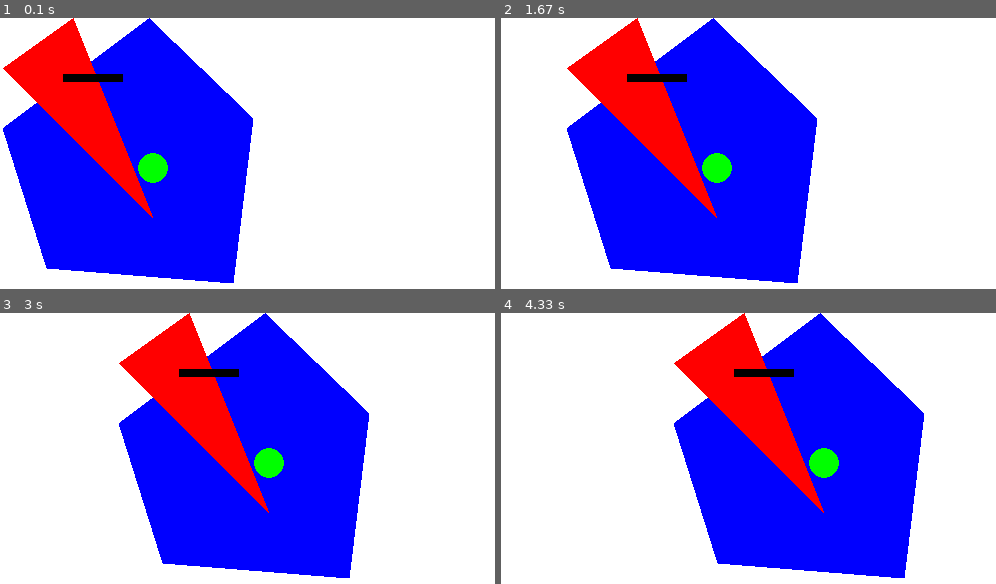
Above: before the commit, frames 1-4 (two rows, left to right).
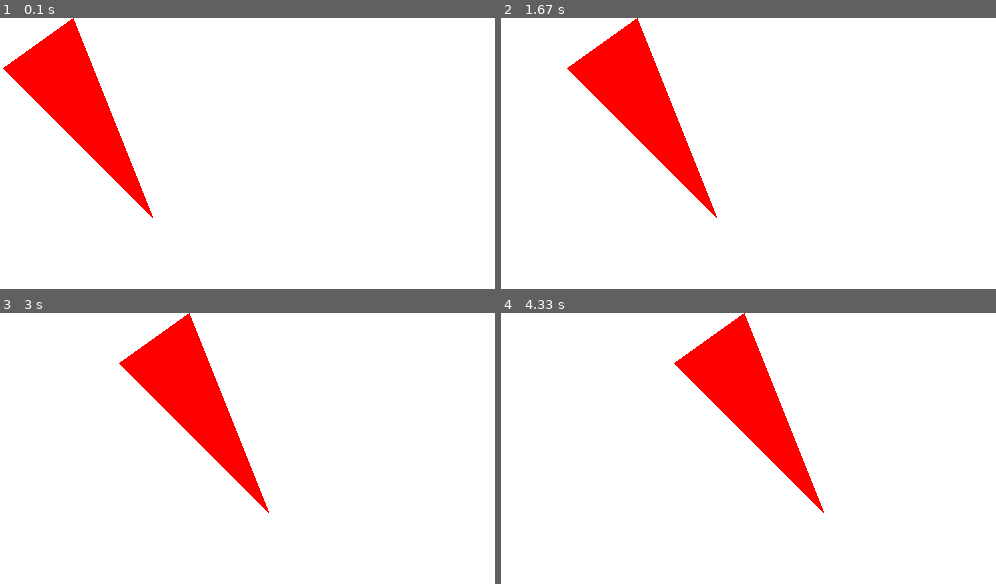
Above: after the commit, the same moments.

Repository: bcornille/flabbybird
Game: pygame game, started from hw2.py
Two runs of this game, one before a commit and one after it. Both use one fixed random seed, a clock stepped at 60 frames per second and the inputs below.
Inputs:
- Up to frame 1 (0.1 s): no input
- Up to frame 2 (1.67 s): no input
- Up to frame 3 (3 s): no input
- Up to frame 4 (4.33 s): no input

The runs differ from the first frame. In frame 1, 31% of the frame differs, in the area x 0-52%, y 0-98%; in frame 2, 31%; in frame 3, 31%; in frame 4, 31%.

Commit message:
just a triangle

Diff:
--- a/hw2.py
+++ b/hw2.py
@@ -7,25 +7,14 @@
 RED = (255, 0, 0)#7
 GREEN = (0, 255, 0)#8
 BLUE = (0, 0, 255)#9
-pentagon=pygame.Surface((250, 265))#10
-pentagon.fill((0, 0, 0))#11
-pygame.draw.polygon(pentagon, BLUE, ((146, 0), (250, 100), (230, 265), (44, 250), (0,110)))#12
-pentagon.set_colorkey((0, 0, 0))#13
+
 triangle=pygame.Surface((150, 200))#14
 triangle.fill((0, 0, 0))#15
 pygame.draw.polygon(triangle, RED, ((70, 0), (150, 200), (0, 50)))#16
 triangle.set_colorkey((0, 0, 0))#17
-line=pygame.Surface((60, 8))#18
-line.fill(BLACK)#19
-circle=pygame.Surface((30, 30))#20
-circle.fill((0, 0, 0))#21
-pygame.draw.circle(circle, GREEN , (15, 15), 15, 0)#22
-circle.set_colorkey((0, 0, 0))#23
-rects={'pentagon': pentagon.get_rect(), 'triangle': triangle.get_rect(), 'line': line.get_rect(), 'circle': circle.get_rect()}#24
-rects['line'].centery=60#25
-rects['line'].left=60#26
-rects['circle'].centerx=150#27
-rects['circle'].centery=150#28
+
+rects={'triangle': triangle.get_rect()}#24
+
 while True:#29
     for event in pygame.event.get():#30
         if event.type==pygame.locals.QUIT:#31
@@ -34,18 +23,8 @@
     for rect in rects:#34
         rects[rect].right+=1#35
         if rects[rect].right>500:#36
-            if rect=='line':#37
-                rects['line'].centery=60#38
-                rects['line'].left=60#39
-            elif rect=='circle':#40
-                rects['circle'].centerx=150#41
-                rects['circle'].centery=150#42
-            else:#43
-                rects[rect].topleft=(0, 0)#44
+            rects[rect].topleft=(0, 0)#44
     window.fill(WHITE)#45
-    window.blit(pentagon, rects['pentagon'])#46
     window.blit(triangle, rects['triangle'])#47
-    window.blit(line, rects['line'])#48
-    window.blit(circle, rects['circle'])#49
     pygame.time.Clock().tick(40)#50
     pygame.display.update()#51
